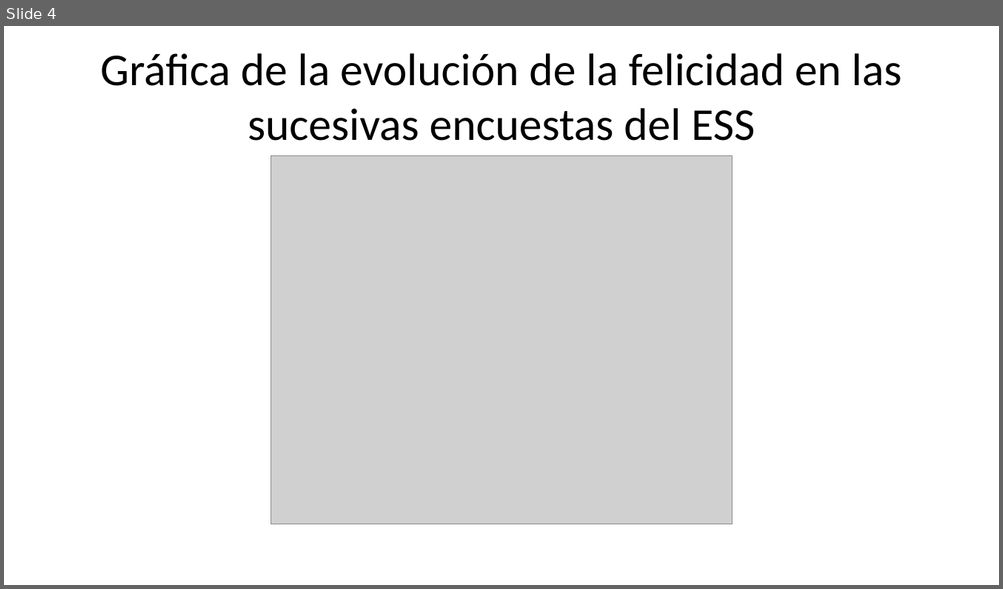
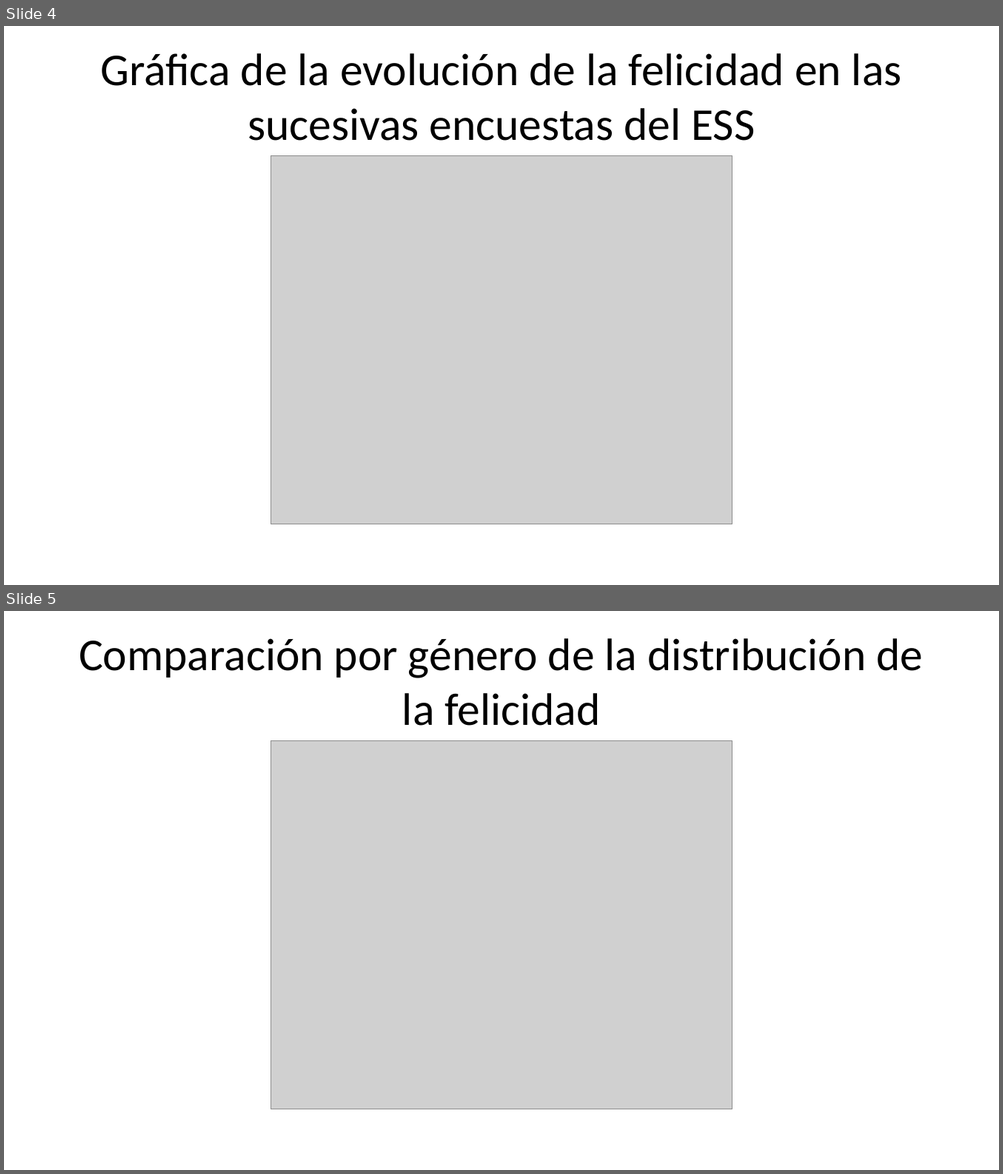
Before and after one commit to RosaliaGimenezBDS/Exit-To, a slide deck: 05_Presentacion/Presentacion_Exit-To.pptx. Shown one above the other, each under a label of ours: slide 4 before the commit, slides 4 and 5 after it. The pictures are 1003x589 and 1003x1174 pixels, drawn with LibreOffice and Linux fonts; fonts in the diff are those of the drawing; grey boxes stand for pictures. Boxes give left, top, right and bottom in pixels: in the first picture for what was removed or moved away, otherwise in the second. Text is boxed around its words. In the diff, an @@ line names an element or a change of style, - is before the commit and + after.

```diff
--- a/05_Presentacion/Presentacion_Exit-To.pptx
+++ b/05_Presentacion/Presentacion_Exit-To.pptx
@@ slide 5 added at [4,611,999,1170], background #FFFFFF @@
@@ title added at [79,638,923,726], 33 pt, text #000000 @@
+Comparación por género de la distribución de la felicidad
@@ picture added at [270,741,732,1111] @@
```
Also in this commit, not shown: 6 other files.
